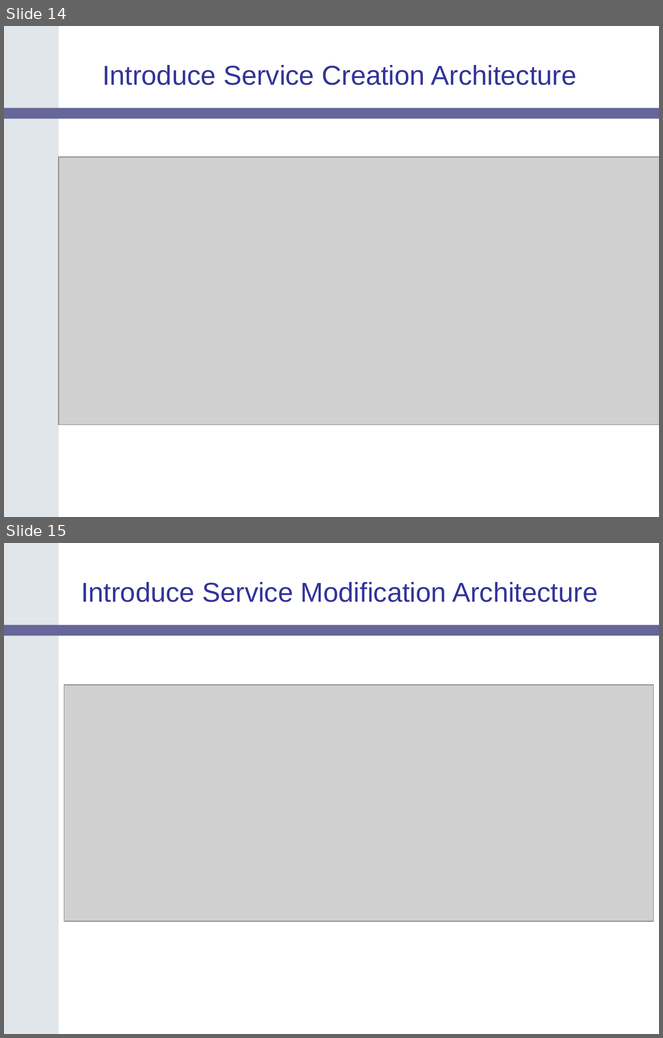
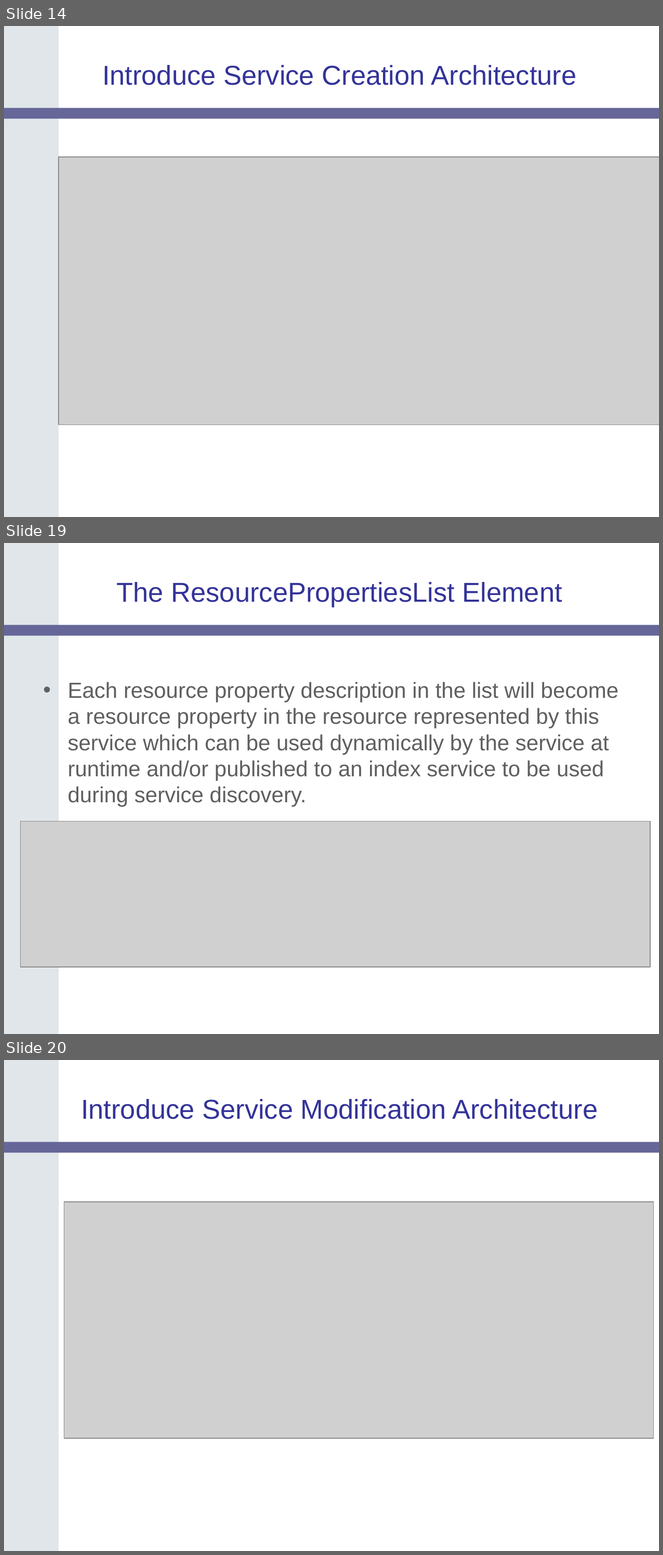
Before and after one commit to NCIP/cagrid-docs, a slide deck: presentations/200607_VCDE_ARCH/caGrid-Joint-F2F-Introduce.ppt. Shown one above the other, each under a label of ours: slides 14 and 15 before the commit, slides 14, 19 and 20 after it; the slides between them are not shown. The pictures are 663x1038 and 663x1555 pixels, drawn with LibreOffice and Linux fonts; fonts in the diff are those of the drawing; grey boxes stand for pictures; background and template pictures are left out. Boxes give left, top, right and bottom in pixels: in the first picture for what was removed or moved away, otherwise in the second. Text is boxed around its words. In the diff, an @@ line names an element or a change of style, - is before the commit and + after.

```diff
--- a/presentations/200607_VCDE_ARCH/caGrid-Joint-F2F-Introduce.ppt
+++ b/presentations/200607_VCDE_ARCH/caGrid-Joint-F2F-Introduce.ppt
@@ slide 19 added at (x1=4, y1=543, x2=659, y2=1034), background #FFFFFF; not listed: 2 template elements that a slide beside it also shows @@
@@ title added at (x1=117, y1=582, x2=562, y2=607), 30 pt, text #333399 @@
+The ResourcePropertiesList Element
@@ text added at (x1=68, y1=682, x2=619, y2=807), 24 pt, text #5F5F5F @@
+• Each resource property description in the list will become a resource property in the resource represented by this service which can be used dynamically by the service at runtime and/or published to an index service to be used during service discovery.
@@ picture added at (x1=21, y1=822, x2=650, y2=967) @@
@@ what was slide 15 is now slide 20 @@
```
Also in this commit, not shown: 4 slides changed, 2 other slides added, 2 slides removed.
